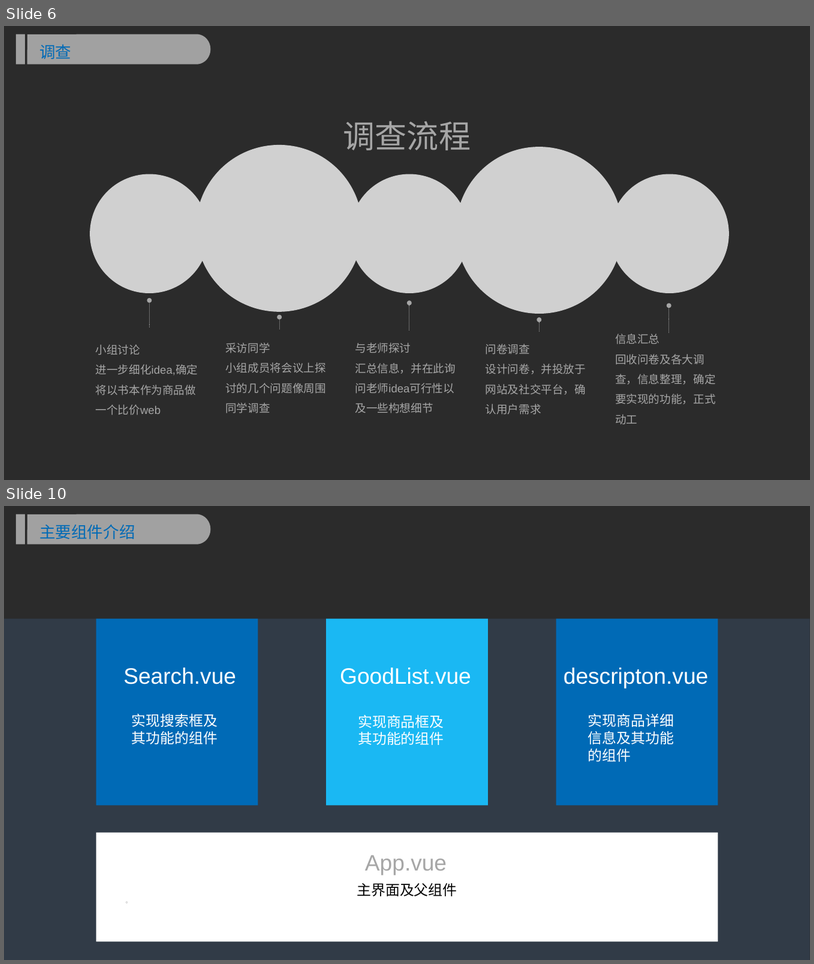
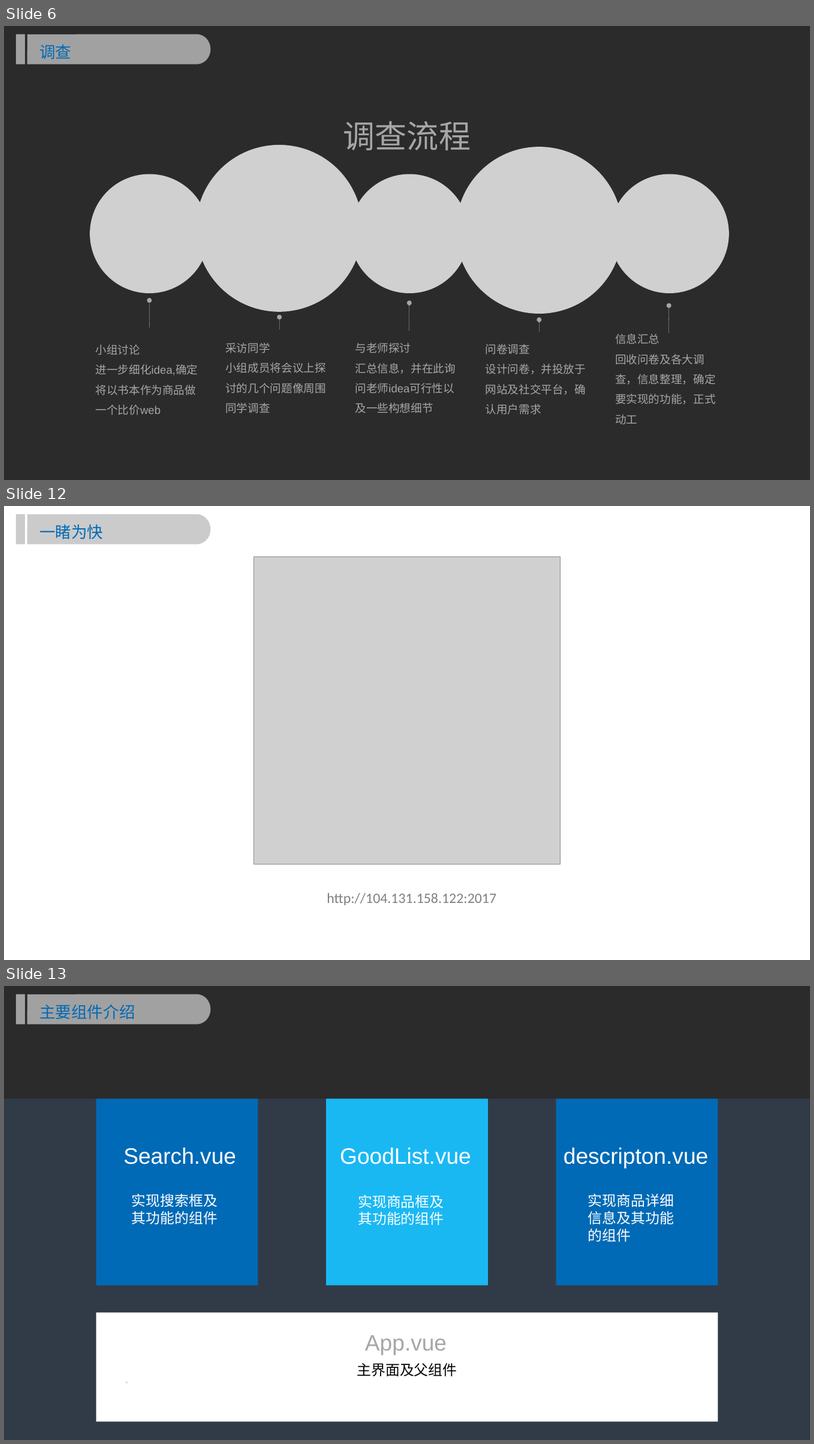
Before and after one commit to yfzm/FPSEI-team2, a slide deck: PROJECT2.pptx. Shown one above the other, each under a label of ours: slides 6 and 10 before the commit, slides 6, 12 and 13 after it; the slides between them are not shown. The pictures are 814x964 and 814x1444 pixels, drawn with LibreOffice and Linux fonts; fonts in the diff are those of the drawing; grey boxes stand for pictures; background and template pictures are left out; a plain dark background stands for a picture behind light text. Boxes give left, top, right and bottom in pixels: in the first picture for what was removed or moved away, otherwise in the second. Text is boxed around its words. In the diff, an @@ line names an element or a change of style, - is before the commit and + after.

```diff
--- a/PROJECT2.pptx
+++ b/PROJECT2.pptx
@@ slide 12 added at [4, 506, 810, 960], background picture (left out) @@
@@ rectangle added at [16, 514, 25, 544], fill #BFBFBF at 80% opacity @@
@@ freeform shape added at [27, 514, 210, 544], fill #BFBFBF at 80% opacity @@
@@ text added at [39, 524, 103, 539], 20 pt, text #006AB6 @@
+一睹为快
@@ picture added at [254, 556, 560, 864] @@
@@ text added at [327, 892, 497, 905], 18 pt, text #808080 @@
+http://104.131.158.122:2017
@@ what was slide 10 is now slide 13 @@
```
Also in this commit, not shown: 5 slides changed, 3 other slides added, 1 other file.
